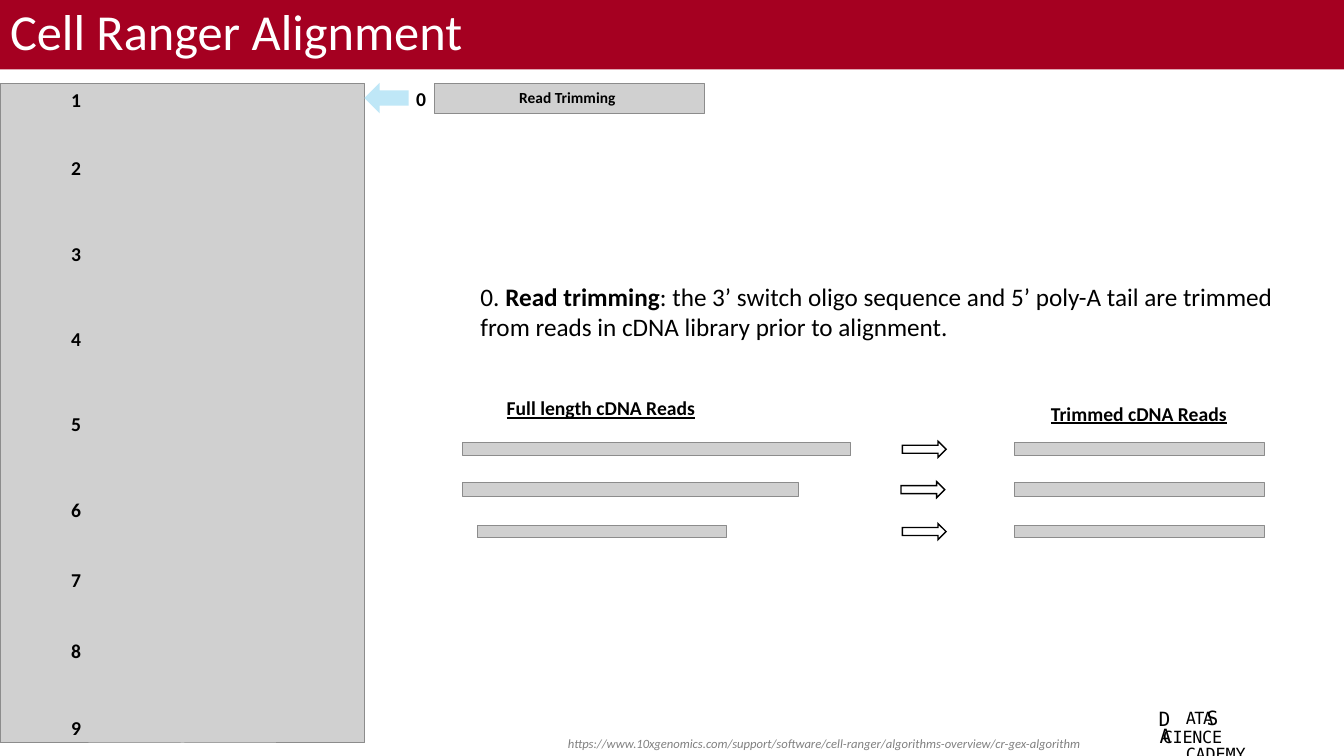
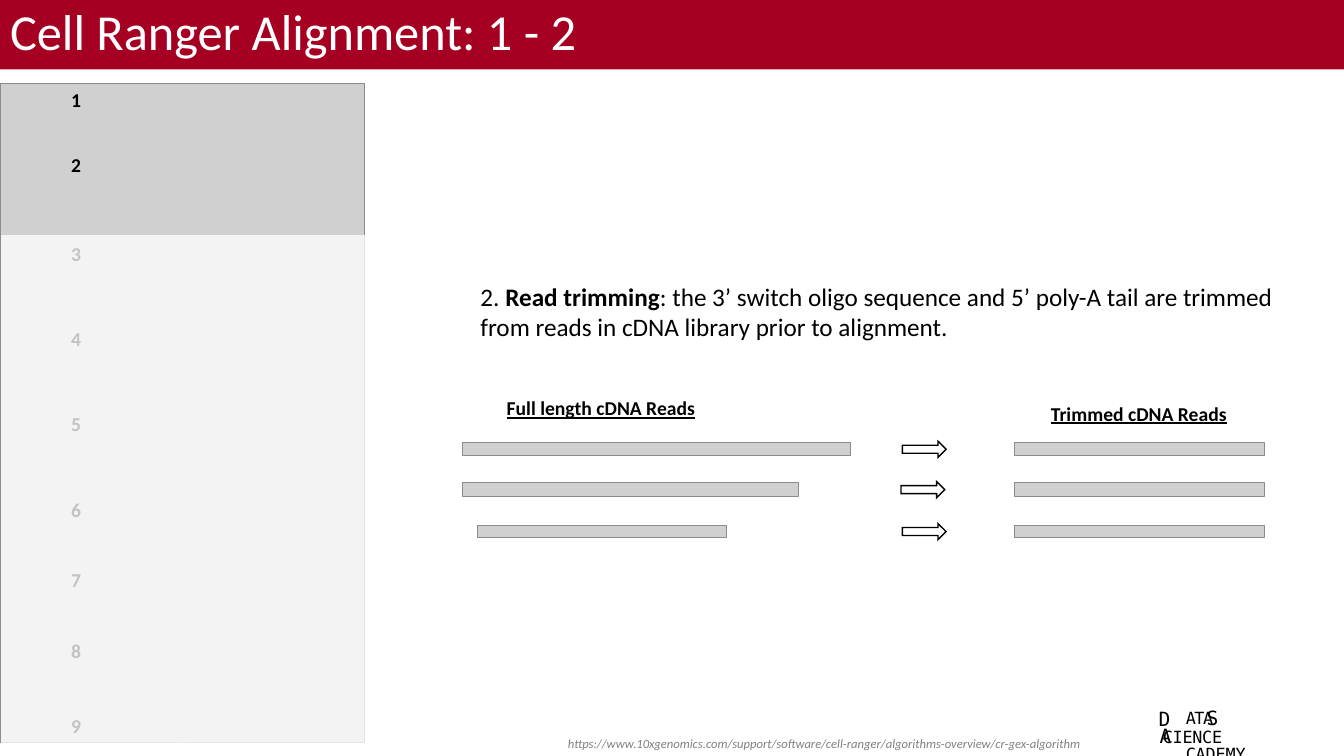
Before and after one commit to bacorli2/scrna_workshop, a slide deck: slide 4 of M2_CellRanger_Alignment/M2_CellRanger.pptx (slide 3 before the commit). Drawn at 1344x756 pixels with LibreOffice and Linux fonts; fonts in the diff are those of the drawing; grey boxes stand for pictures; background and template pictures are left out. Boxes give left, top, right and bottom in pixels: in the first picture for what was removed or moved away, otherwise in the second. Text is boxed around its words. In the diff, an @@ line names an element or a change of style, - is before the commit and + after.

```diff
--- a/M2_CellRanger_Alignment/M2_CellRanger.pptx
+++ b/M2_CellRanger_Alignment/M2_CellRanger.pptx
@@ title at (x1=10, y1=15, x2=577, y2=59): text changed @@
-Cell Ranger Alignment
+Cell Ranger Alignment: 1 - 2
@@ group removed at (x1=365, y1=83, x2=705, y2=114): 2 texts, 1 picture, 1 right arrow @@
-Read Trimming
-0
@@ rectangle added at (x1=1, y1=235, x2=366, y2=756), fill #FFFFFF at 76% opacity @@
@@ text at (x1=480, y1=288, x2=1272, y2=341): text changed @@
-0. Read trimming: the 3’ switch oligo sequence and 5’ poly-A tail are trimmed from reads in cDNA library prior to alignment.
+2. Read trimming: the 3’ switch oligo sequence and 5’ poly-A tail are trimmed from reads in cDNA library prior to alignment.
```
Also in this commit, not shown: 7 other slides changed.
